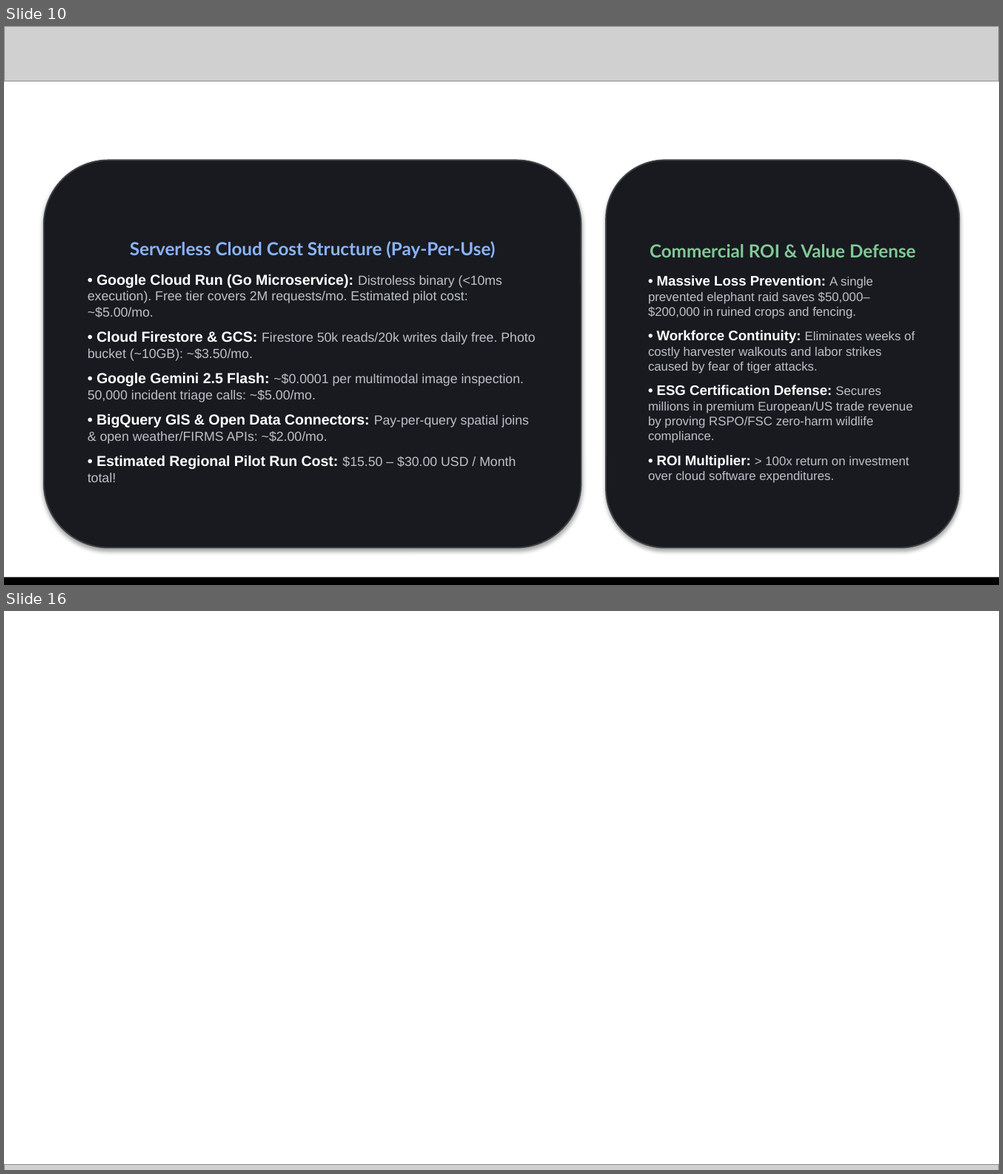
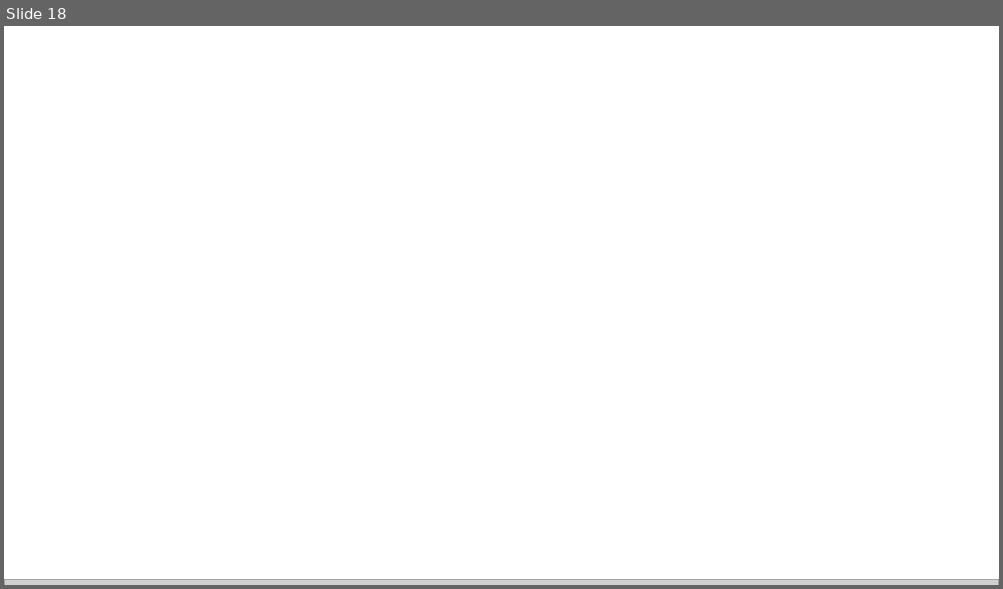
Before and after one commit to CoExistShieldAI/CoExistShieldAI, a slide deck: CoExistShieldAI_AIBuildersCup2026_PitchDeck.pptx. Shown one above the other, each under a label of ours: slides 10 and 16 before the commit, slide 18 after it; the slides between them are not shown. The pictures are 1003x1174 and 1003x589 pixels, drawn with LibreOffice and Linux fonts; fonts in the diff are those of the drawing; grey boxes stand for pictures; background and template pictures are left out. Boxes give left, top, right and bottom in pixels: in the first picture for what was removed or moved away, otherwise in the second. Text is boxed around its words. In the diff, an @@ line names an element or a change of style, - is before the commit and + after.

```diff
--- a/CoExistShieldAI_AIBuildersCup2026_PitchDeck.pptx
+++ b/CoExistShieldAI_AIBuildersCup2026_PitchDeck.pptx
@@ slide 10 removed at (x1=4, y1=26, x2=999, y2=585), background #FFFFFF @@
@@ picture removed at (x1=4, y1=26, x2=999, y2=81) @@
@@ rounded rectangle removed at (x1=44, y1=160, x2=581, y2=548) @@
-Serverless Cloud Cost Structure (Pay-Per-Use)
-• Google Cloud Run (Go Microservice): Distroless binary (<10ms execution). Free tier covers 2M requests/mo. Estimated pilot cost: ~$5.00/mo.
-• Cloud Firestore & GCS: Firestore 50k reads/20k writes daily free. Photo bucket (~10GB): ~$3.50/mo.
-• Google Gemini 2.5 Flash: ~$0.0001 per multimodal image inspection. 50,000 incident triage calls: ~$5.00/mo.
-• BigQuery GIS & Open Data Connectors: Pay-per-query spatial joins & open weather/FIRMS APIs: ~$2.00/mo.
-• Estimated Regional Pilot Run Cost: $15.50 – $30.00 USD / Month total!
@@ rounded rectangle removed at (x1=606, y1=160, x2=959, y2=548) @@
-Commercial ROI & Value Defense
-• Massive Loss Prevention: A single prevented elephant raid saves $50,000–$200,000 in ruined crops and fencing.
-• Workforce Continuity: Eliminates weeks of costly harvester walkouts and labor strikes caused by fear of tiger attacks.
-• ESG Certification Defense: Secures millions in premium European/US trade revenue by proving RSPO/FSC zero-harm wildlife compliance.
-• ROI Multiplier: > 100x return on investment over cloud software expenditures.
@@ picture removed at (x1=4, y1=580, x2=999, y2=585) @@
@@ rectangle removed at (x1=4, y1=578, x2=999, y2=585) @@
@@ what was slide 16 is now slide 18 @@
```
Also in this commit, not shown: 12 slides changed, 5 slides added, 2 other slides removed, 12 other files.
